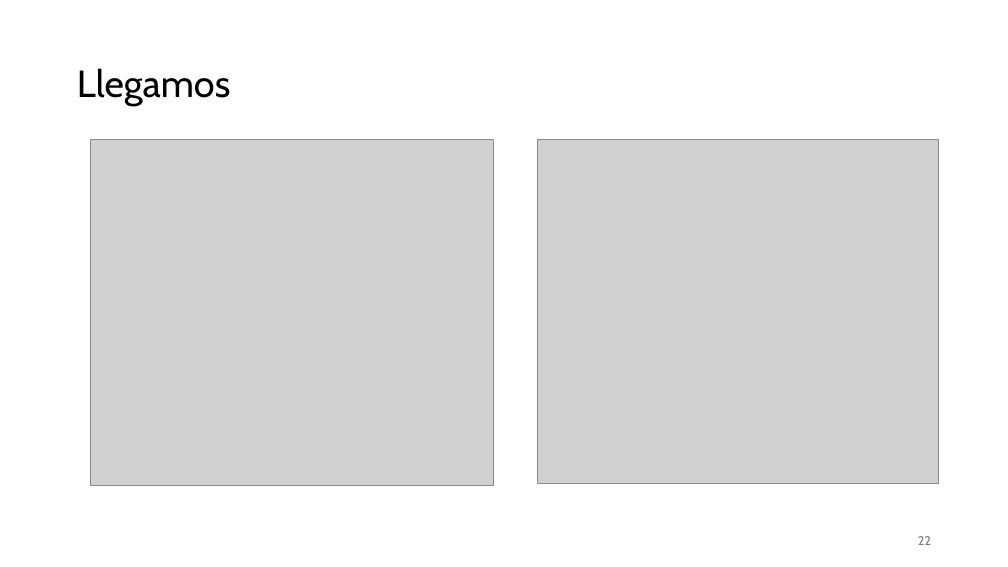
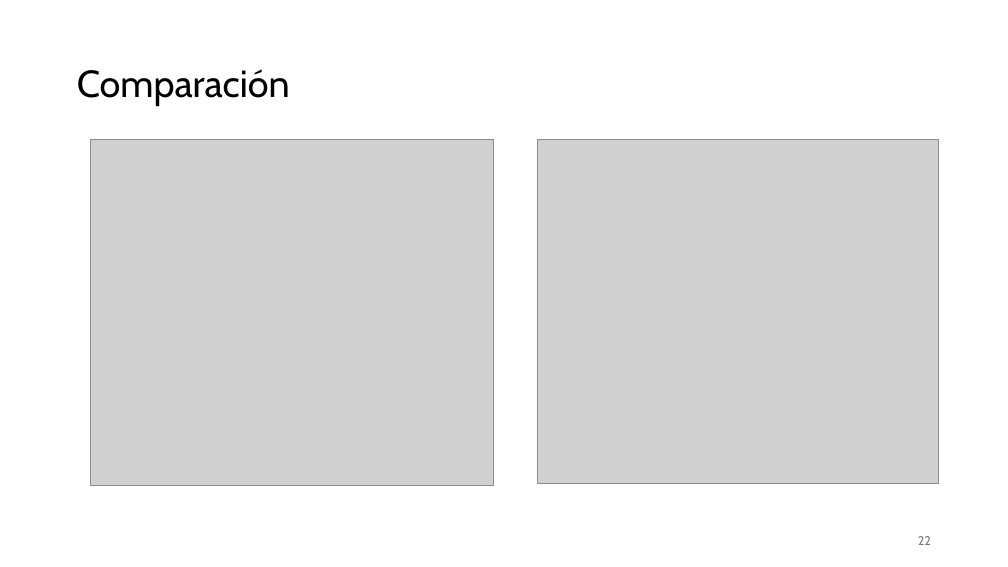
Before and after one commit to martinpaurabe/PracticaQC, a slide deck: slide 22 of Factibilidad FDBP con QC Rev1 Martin Paura.pptx. Drawn at 1008x567 pixels with LibreOffice and Linux fonts; fonts in the diff are those of the drawing; grey boxes stand for pictures; background and template pictures are left out. Boxes give left, top, right and bottom in pixels: in the first picture for what was removed or moved away, otherwise in the second. Text is boxed around its words. In the diff, an @@ line names an element or a change of style, - is before the commit and + after.

```diff
--- a/Factibilidad FDBP con QC Rev1 Martin Paura.pptx
+++ b/Factibilidad FDBP con QC Rev1 Martin Paura.pptx
@@ title at [77,69,290,106]: text changed @@
-Llegamos
+Comparación
```
Also in this commit, not shown: 3 other slides changed, 2 slides added, 3 other files.
